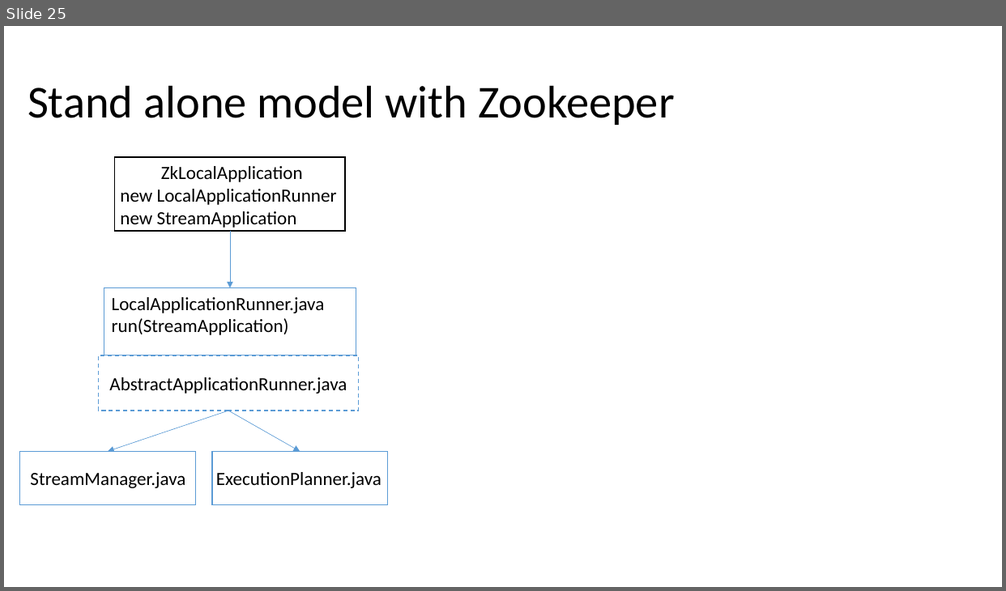
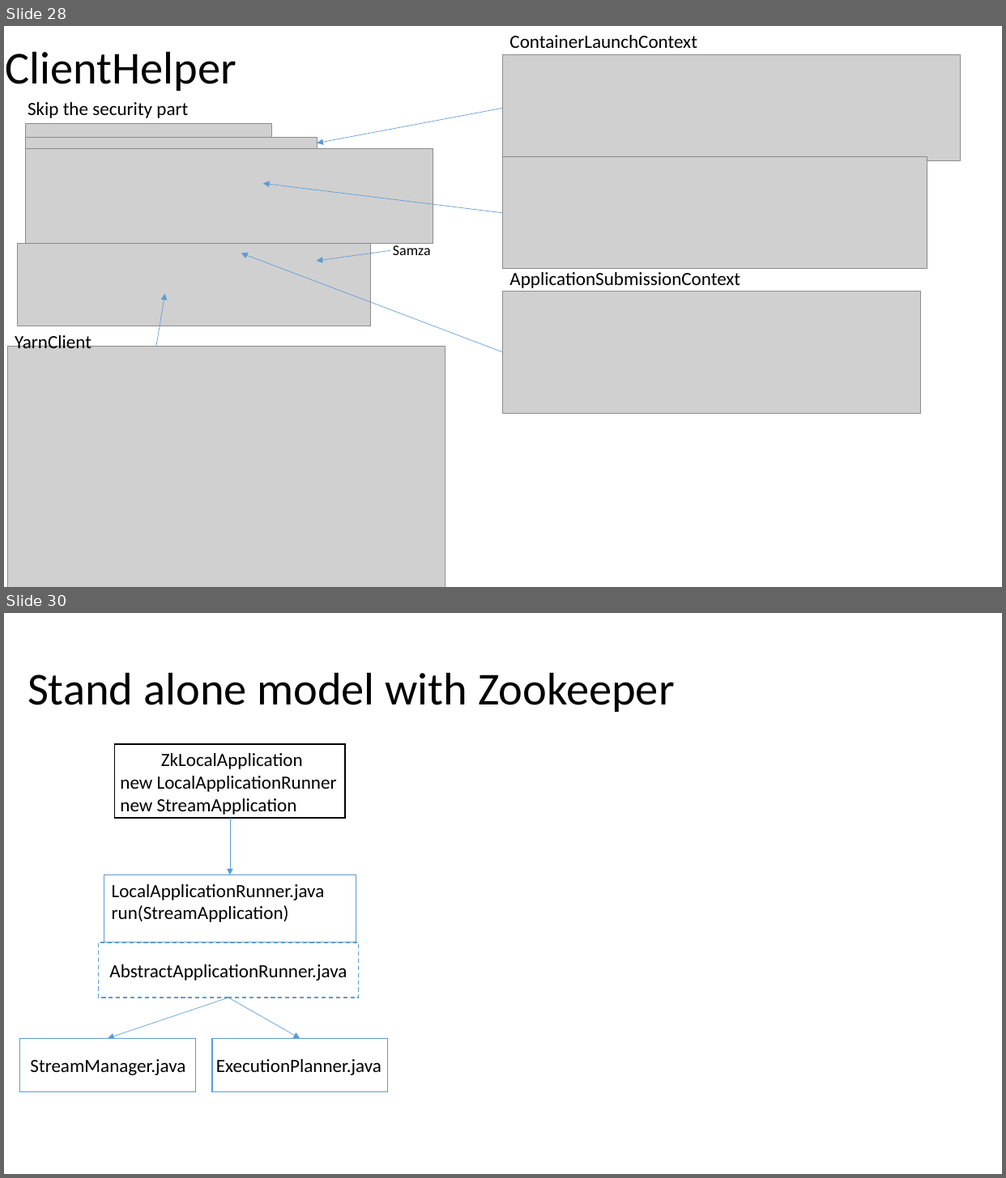
Before and after one commit to Swrrt/Samza-Documents, a slide deck: Documentation/SamzaStructure.pptx. Shown one above the other, each under a label of ours: slide 25 before the commit, slides 28 and 30 after it; the slides between them are not shown. The pictures are 1006x591 and 1006x1178 pixels, drawn with LibreOffice and Linux fonts; fonts in the diff are those of the drawing; grey boxes stand for pictures. Boxes give left, top, right and bottom in pixels: in the first picture for what was removed or moved away, otherwise in the second. Text is boxed around its words. In the diff, an @@ line names an element or a change of style, - is before the commit and + after.

Commit message:
Complete with ClientHelper

```diff
--- a/Documentation/SamzaStructure.pptx
+++ b/Documentation/SamzaStructure.pptx
@@ slide 28 added at [4, 26, 1002, 587], background #FFFFFF @@
@@ text added at [509, 35, 697, 48], 18 pt, text #000000 @@
+ContainerLaunchContext
@@ text added at [5, 51, 236, 91], 44 pt, text #000000 @@
+ClientHelper
@@ picture added at [503, 55, 960, 161] @@
@@ text added at [27, 102, 188, 118], 18 pt, text #000000 @@
+Skip the security part
@@ arrow added from (503, 109) to (317, 143), #5B9BD5 0.5 pt @@
@@ picture added at [25, 123, 271, 138] @@
@@ picture added at [25, 138, 317, 149] @@
@@ picture added at [25, 149, 433, 243] @@
@@ picture added at [503, 157, 928, 268] @@
@@ arrow added from (503, 213) to (263, 183), #5B9BD5 0.5 pt @@
@@ picture added at [18, 243, 371, 326] @@
@@ text added at [393, 243, 431, 255], 14 pt, text #000000 @@
+Samza
@@ arrow added from (503, 352) to (241, 254), #5B9BD5 0.5 pt @@
@@ arrow added from (391, 250) to (316, 261), #5B9BD5 0.5 pt @@
@@ picture added at [503, 291, 920, 414] @@
@@ text added at [509, 272, 740, 288], 18 pt, text #000000 @@
+ApplicationSubmissionContext
@@ arrow added from (156, 349) to (165, 294), #5B9BD5 0.5 pt @@
@@ text added at [15, 332, 91, 348], 18 pt, text #000000 @@
+YarnClient
@@ picture added at [7, 347, 445, 587] @@
@@ what was slide 25 is now slide 30 @@
```
Also in this commit, not shown: 4 other slides added.
